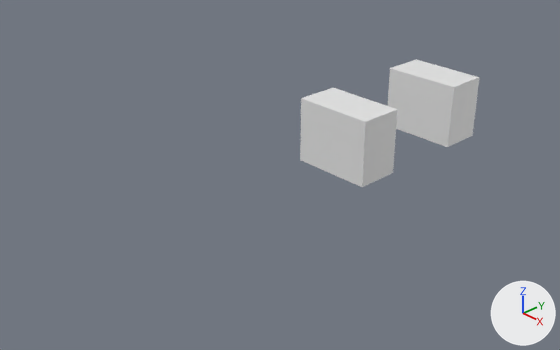
The Blender file New Folder/Untitled.blend as it was, and as the next commit left it.
One viewpoint serves both versions: a 50 mm camera at (0.367, -0.415, 0.237) aimed at (-0.018, -0.054, -0.022). The axes (+X, +Y, +Z) are drawn at lower right. The lights are the same throughout. The picture after the commit comes second.

Before the edit, the objects in view are built like this:
```python
me_cube = bpy.data.meshes.new('Cube')
me_cube.from_pydata(...)  # a box spanning x -0.0329..0.0329, y -0.018..0.018, z -0.0263..0.0263
me_cube.materials.append(mat_material)  # white #e7e7e7
me_cube_001 = bpy.data.meshes.new('Cube.001')
me_cube_001.from_pydata(...)  # a box spanning x -0.0329..0.0329, y -0.018..0.018, z -0.0263..0.0263
me_cube_001.materials.append(mat_material_001)  # white #e7e7e7
ob_cube = bpy.data.objects.new('Cube', me_cube)
ob_cube.location = (0.0, 0.1065, 0.0)
ob_cube_001 = bpy.data.objects.new('Cube.001', me_cube_001)
ob_cube_001.location = (0.0, 0.0, 0.0)
```
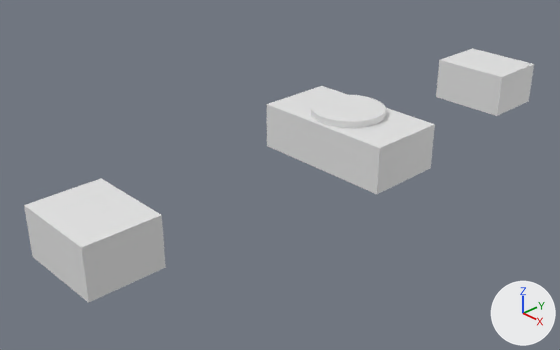
Commit message: Update Untitled.blend asset in New Folder

What differs and where, as boxes (x1, y1, x2, y2) in the pictures (560 x 350 px):
'Cube', reshaped, moved (82% wider, 22% taller): before (388, 59, 480, 147); after (267, 86, 435, 194)
'Cube.001', moved, turned: before (300, 88, 398, 187); after (436, 48, 534, 116)
'Cube.002', added: after (24, 178, 166, 303)
'Cylinder', added: after (311, 94, 386, 128)

What changed in the scene script:
```text
Add mat_material_002:
    mat_material_002 = principled_material('Material.002')
    mat_material_002.base_color = (0.8, 0.8, 0.8)  # white #e7e7e7
Change me_cube:
    used by ob_cube; location = (0.0, 0.1065, 0.0)
    remove me_cube.from_pydata(...)  # 8 vertices, 6 faces; spans x -0.0329..0.0329, y -0.018..0.018, z -0.0263..0.0263
    add me_cube.from_pydata(...)  # 8 vertices, 6 faces; spans x -0.0579..0.0579, y -0.0312..0.0312, z -0.018..0.018
    me_cube part 1
    me_cube.vertices[0].co: (0.0329, 0.018, 0.0263) -> (0.0579, -0.0312, 0.0179)  # pixel (479, 77) -> pixel (379, 148)
    me_cube.vertices[1].co: (0.0329, 0.018, -0.0263) -> (0.0579, 0.0312, 0.018)  # pixel (472, 135) -> pixel (434, 124)
    me_cube.vertices[2].co: (0.0329, -0.018, 0.0263) -> (0.0579, -0.0312, -0.018)  # pixel (453, 87) -> pixel (376, 194)
    me_cube.vertices[3].co: (0.0329, -0.018, -0.0263) -> (0.0579, 0.0312, -0.0179)  # pixel (447, 147) -> pixel (430, 168)
    me_cube.vertices[4].co: (-0.0329, 0.018, 0.0263) -> (-0.0579, -0.0312, 0.0179)  # pixel (416, 59) -> pixel (266, 104)
    me_cube.vertices[5].co: (-0.0329, 0.018, -0.0263) -> (-0.0579, 0.0312, 0.018)  # not seen -> pixel (321, 85)
    me_cube.vertices[6].co: (-0.0329, -0.018, 0.0263) -> (-0.0579, -0.0312, -0.018)  # pixel (389, 68) -> pixel (266, 145)
    me_cube.vertices[7].co: (-0.0329, -0.018, -0.0263) -> (-0.0579, 0.0312, -0.0179)
Change me_cube_001:
    used by ob_cube_001; location = (0.0, 0.0, 0.0)
    remove me_cube_001.from_pydata(...)  # 8 vertices, 6 faces; spans x -0.0329..0.0329, y -0.018..0.018, z -0.0263..0.0263
    add me_cube_001.from_pydata(...)  # 8 vertices, 6 faces; spans x -0.0329..0.0329, y -0.0263..0.0263, z -0.018..0.018
    me_cube_001 part 2: the whole mesh is turned 90 degrees about the x axis through its middle
Add me_cube_003:
    me_cube_003.from_pydata([(0.0328, -0.0262, 0.0179), (0.0328, 0.0262, 0.018), (0.0328, -0.0262, -0.018), (0.0328, 0.0262, -0.0179), (-0.0328, -0.0262, 0.0179), (-0.0328, 0.0262, 0.018), (-0.0328, -0.0262, -0.018), (-0.0328, 0.0262, -0.0179)], [], [(0, 4, 6, 2), (3, 2, 6, 7), (7, 6, 4, 5), (5, 1, 3, 7), (1, 0, 2, 3), (5, 4, 0, 1)])
    me_cube_003.materials.append(mat_material_002)  # white #e7e7e7
Add me_cylinder_003:
    me_cylinder_003.from_pydata(...)  # a 500-sided cylinder along z spanning x -0.0283..0.0283, y -0.0283..0.0283, z -0.005..0.005
Change ob_cube:
    ob_cube.location: (0.0, 0.1065, 0.0) -> (0.0, 0.0, 0.0)
Change ob_cube_001:
    ob_cube_001.location: (0.0, 0.0, 0.0) -> (0.0, 0.1861, 0.0)
Add ob_cube_002:
    ob_cube_002 = bpy.data.objects.new('Cube.002', me_cube_003)
    ob_cube_002.location = (0.0, -0.222, 0.0)
Add ob_cylinder:
    ob_cylinder = bpy.data.objects.new('Cylinder', me_cylinder_003)
    ob_cylinder.location = (0.0, 0.0, 0.0207)
    ob_cylinder.scale = (1.0, 1.0, 0.5)
```
